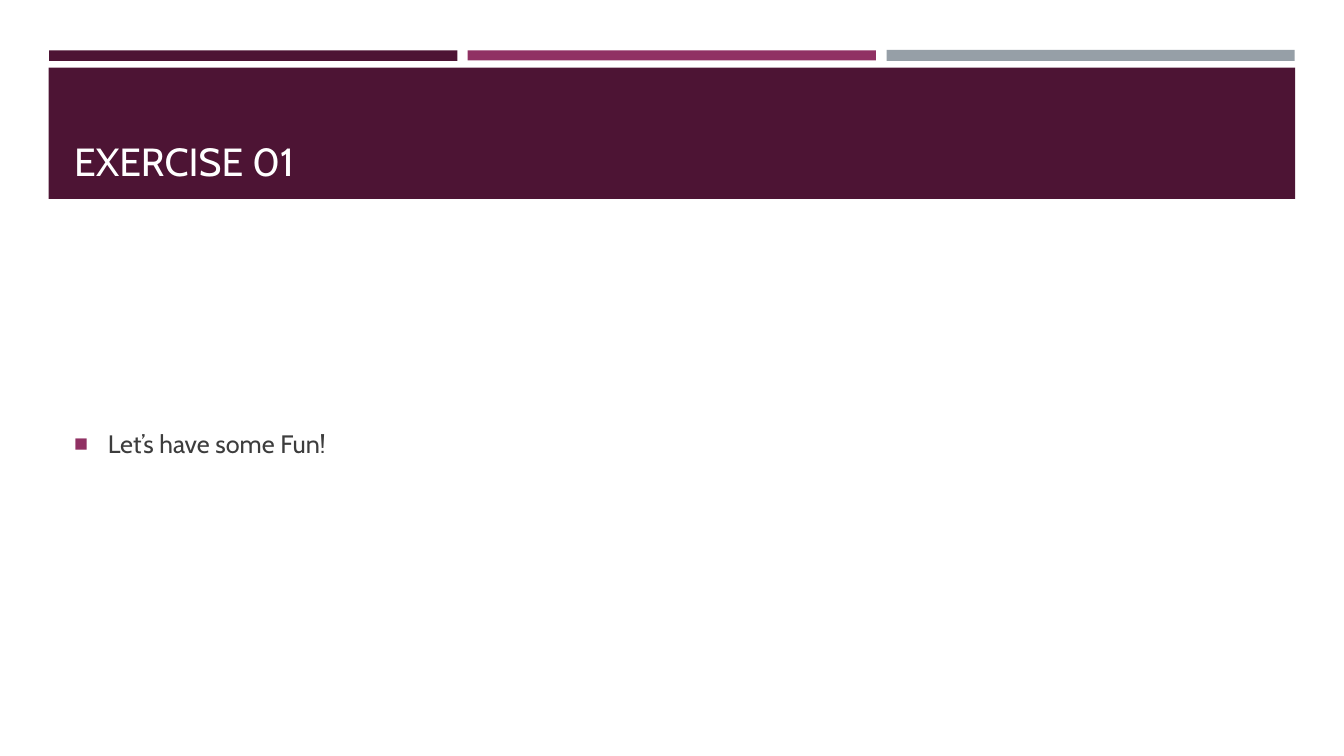
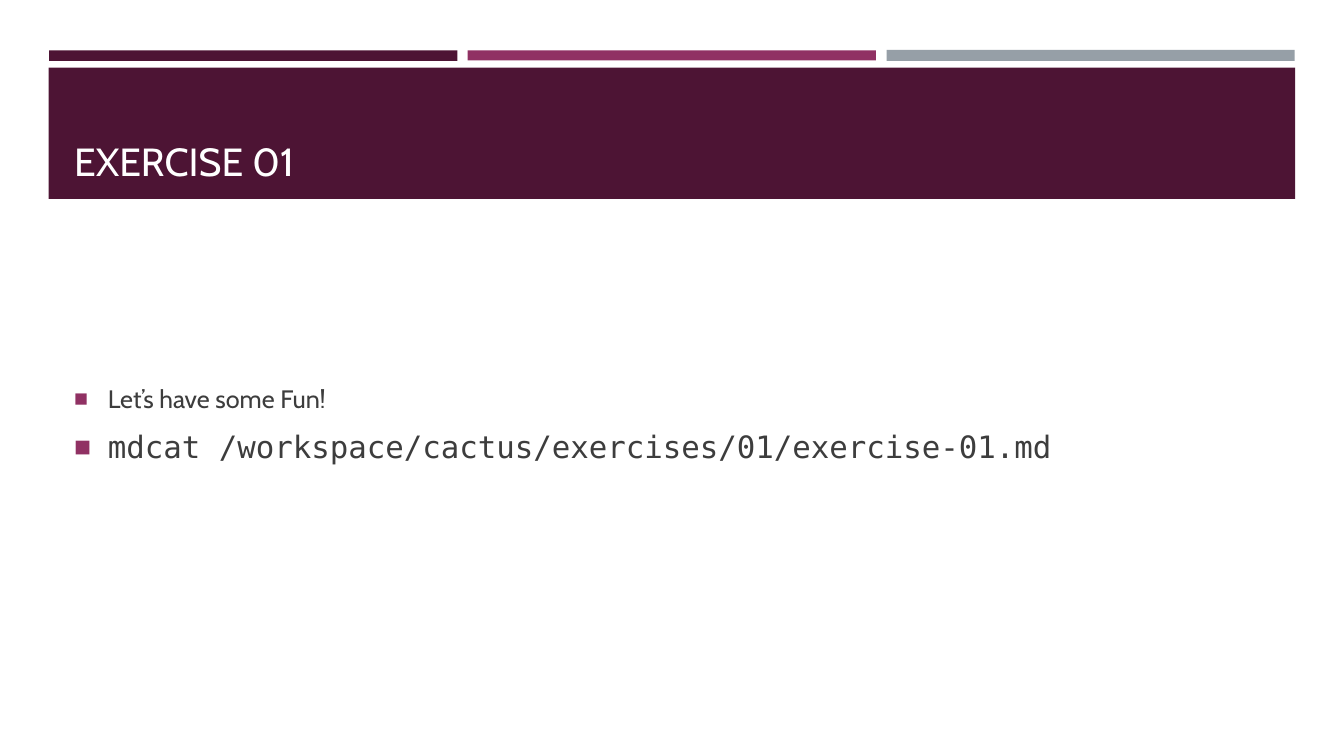
Before and after one commit to BGAcademy23/cactus, a slide deck: slide 9 of docs/aligning_whole_genomes_with_cactus.pptx. Drawn at 1344x756 pixels with LibreOffice and Linux fonts; fonts in the diff are those of the drawing. Boxes give left, top, right and bottom in pixels: in the first picture for what was removed or moved away, otherwise in the second. Text is boxed around its words. In the diff, an @@ line names an element or a change of style, - is before the commit and + after.

```diff
--- a/docs/aligning_whole_genomes_with_cactus.pptx
+++ b/docs/aligning_whole_genomes_with_cactus.pptx
@@ text at box(108, 434, 1052, 465): paragraph added @@
+■ mdcat /workspace/cactus/exercises/01/exercise-01.md
```
Also in this commit, not shown: 1 other slide changed.
